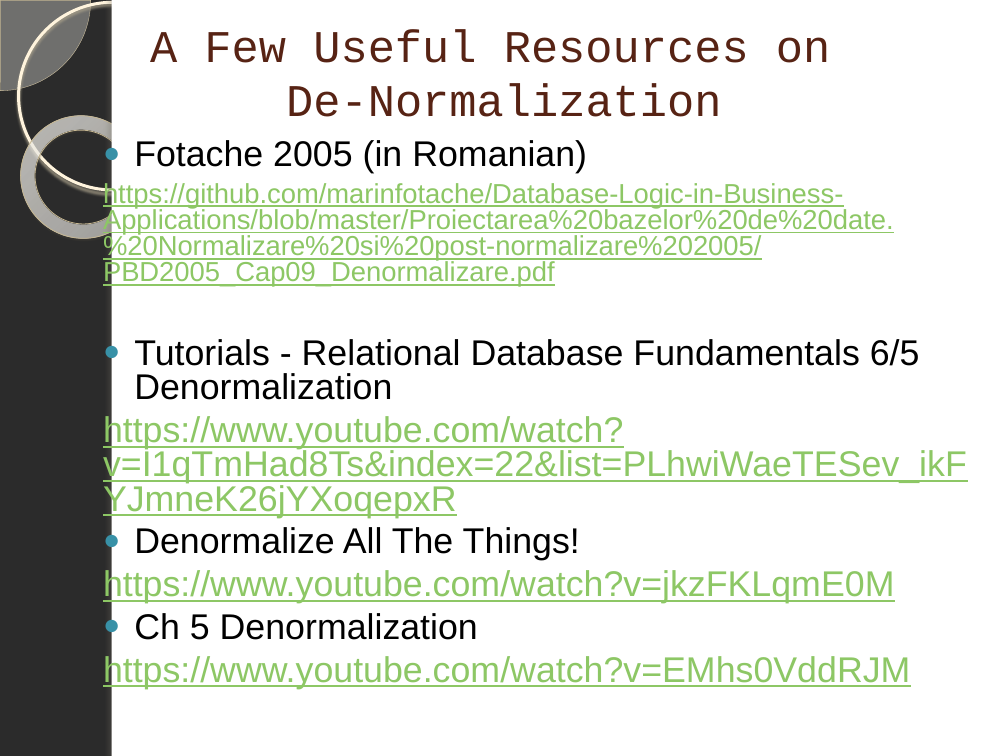
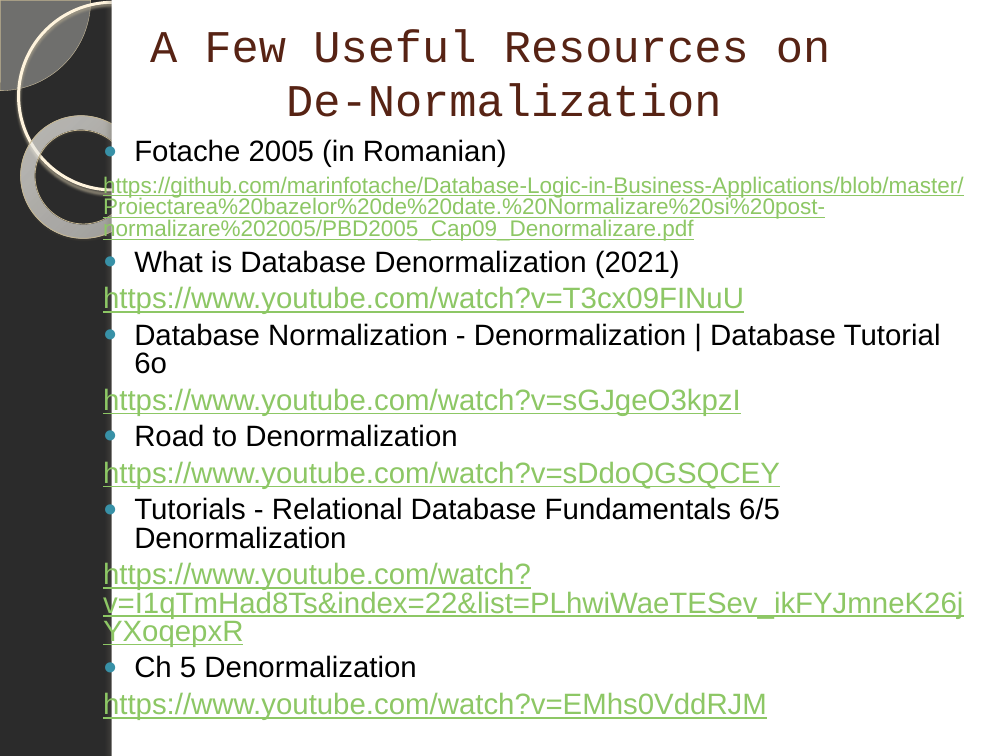
Before and after one commit to marinfotache/Database-Logic-in-Business-Applications, a slide deck: slide 27 of 04_DB Logical Design__Denormalization/04-03_en_De_and_Post__Normalization.pptx. Drawn at 1008x756 pixels with LibreOffice and Linux fonts; fonts in the diff are those of the drawing; background and template pictures are left out; a plain dark background stands for a picture behind light text. Boxes give left, top, right and bottom in pixels: in the first picture for what was removed or moved away, otherwise in the second. Text is boxed around its words. In the diff, an @@ line names an element or a change of style, - is before the commit and + after.

```diff
--- a/04_DB Logical Design__Denormalization/04-03_en_De_and_Post__Normalization.pptx
+++ b/04_DB Logical Design__Denormalization/04-03_en_De_and_Post__Normalization.pptx
@@ text at (x1=103, y1=139, x2=964, y2=720): size 25.5 to 21 pt in "Fotache 2005 (in Romanian)", "Tutorials - Relational Database Fundamentals 6/5 Denormaliza ...", "https://www.youtube.com/watch?v=I1qTmHad8Ts&index=22&list=PL ...", "Ch 5 Denormalization" and 1 more places; size 19.6 to 16.1 pt in "https://github.com/marinfotache/Database-Logic-in-Business-A ..." @@
@@ text at (x1=103, y1=250, x2=941, y2=489): paragraphs added @@
+● What is Database Denormalization (2021)
+https://www.youtube.com/watch?v=T3cx09FINuU
+● Database Normalization - Denormalization | Database Tutorial 6o
+https://www.youtube.com/watch?v=sGJgeO3kpzI
+● Road to Denormalization
+https://www.youtube.com/watch?v=sDdoQGSQCEY
@@ text at (x1=103, y1=527, x2=894, y2=603): paragraphs removed @@
-● Denormalize All The Things!
-https://www.youtube.com/watch?v=jkzFKLqmE0M
```
